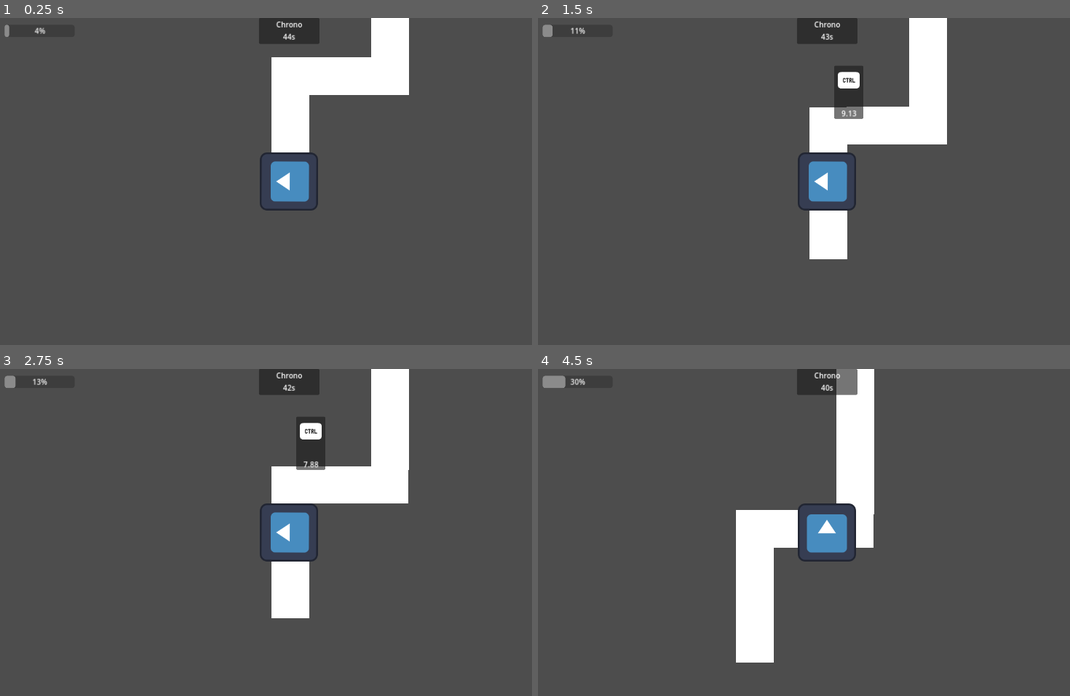
Above: before the commit, frames 1-4 (two rows, left to right).
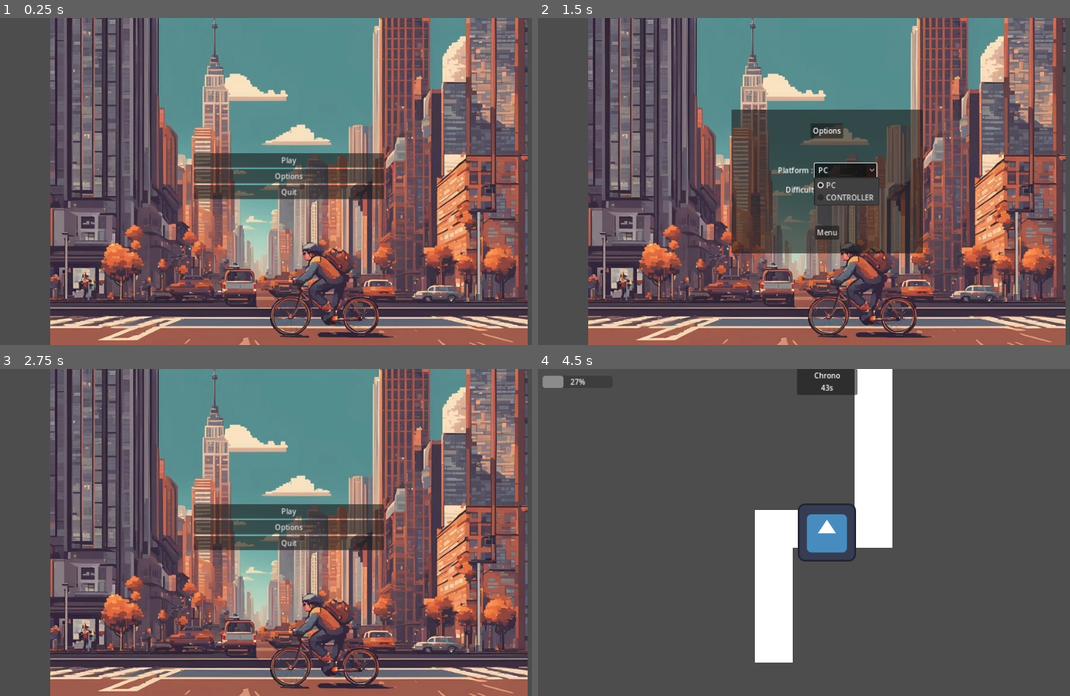
Above: after the commit, the same moments.

Repository: FiFolker/Mazespin
Game: Godot game, scene res://Scenes/menus/main_menu.tscn
The game is run twice, just before and just after one commit, with the same random seed, the same clock (stepped at 60 frames per second) and the same inputs. Before the commit the project starts from res://main.tscn. The engine's default icon, where the game draws it, is replaced by a stand-in: a white triangle on a blue panel in a dark square.
Inputs (mouse positions are in pixels of both pictures, inside the frame that each line leads up to):
- Up to frame 1 (0.25 s): no input
- Up to frame 2 (1.5 s): click (825, 174) at 0.5 s, where only the run after the commit has a clickable "Options"; click (846, 171) at 1.25 s, where only the run after the commit has a clickable "PC"
- Up to frame 3 (2.75 s): click (287, 584) at 2 s, where only the run after the commit has a clickable "Menu"
- Up to frame 4 (4.5 s): click (825, 509) at 2.75 s, where only the run after the commit has a clickable "Play"; tap Enter at 3.5 s; hold Ctrl (current_qte) 3.53-4.28 s; tap Ctrl (current_qte) at 4.35 s

The runs differ from the first frame. In frame 1, 72% of the frame differs, in the area x 0-100%, y 0-100%; in frame 2, 69%; in frame 3, 72%; in frame 4, 6.2%.

Commit message:
menu scene and options scenes added with possibility to modify the options (and there is somes bugs with the feature which handles the bad keys btw)

Diff:
--- /dev/null
+++ b/Scenes/menus/main_menu.tscn
@@ -0,0 +1,49 @@
+[gd_scene load_steps=5 format=3 uid="uid://xao1kchwqpdj"]
+
+[ext_resource type="Script" path="res://Scripts/menu/main_menu.gd" id="1_42ivv"]
+[ext_resource type="PackedScene" uid="uid://ctbick08lhn73" path="res://main.tscn" id="2_tscsu"]
+[ext_resource type="PackedScene" uid="uid://dlbm5koe3uj84" path="res://Scenes/menus/options_menu.tscn" id="3_tbr1c"]
+[ext_resource type="Texture2D" uid="uid://br10ejdxtpxv8" path="res://Assets/Images/a-few-minutes-late.png" id="4_i7xst"]
+
+[node name="MainMenu" type="CanvasLayer"]
+script = ExtResource("1_42ivv")
+game_scene = ExtResource("2_tscsu")
+option_scene = ExtResource("3_tbr1c")
+
+[node name="TextureRect" type="TextureRect" parent="."]
+offset_right = 1280.0
+offset_bottom = 720.0
+texture = ExtResource("4_i7xst")
+stretch_mode = 5
+
+[node name="VBoxContainer" type="VBoxContainer" parent="."]
+anchors_preset = 8
+anchor_left = 0.5
+anchor_top = 0.5
+anchor_right = 0.5
+anchor_bottom = 0.5
+offset_left = -209.0
+offset_top = -62.5
+offset_right = 209.0
+offset_bottom = 62.5
+grow_horizontal = 2
+grow_vertical = 2
+
+[node name="PlayBtn" type="Button" parent="VBoxContainer"]
+unique_name_in_owner = true
+layout_mode = 2
+text = "Play"
+
+[node name="OptionBtn" type="Button" parent="VBoxContainer"]
+unique_name_in_owner = true
+layout_mode = 2
+text = "Options"
+
+[node name="QuitBtn" type="Button" parent="VBoxContainer"]
+unique_name_in_owner = true
+layout_mode = 2
+text = "Quit"
+
+[connection signal="button_down" from="VBoxContainer/PlayBtn" to="." method="_on_play_btn_button_down"]
+[connection signal="button_down" from="VBoxContainer/OptionBtn" to="." method="_on_option_btn_button_down"]
+[connection signal="button_down" from="VBoxContainer/QuitBtn" to="." method="_on_quit_btn_button_down"]
--- /dev/null
+++ b/Scenes/menus/options_menu.tscn
@@ -0,0 +1,95 @@
+[gd_scene load_steps=3 format=3 uid="uid://dlbm5koe3uj84"]
+
+[ext_resource type="Script" path="res://Scripts/menu/options.gd" id="1_n13cw"]
+[ext_resource type="Texture2D" uid="uid://br10ejdxtpxv8" path="res://Assets/Images/a-few-minutes-late.png" id="3_21vx5"]
+
+[node name="OptionsMenu" type="CanvasLayer"]
+script = ExtResource("1_n13cw")
+
+[node name="TextureRect" type="TextureRect" parent="."]
+offset_right = 1280.0
+offset_bottom = 720.0
+texture = ExtResource("3_21vx5")
+stretch_mode = 5
+
+[node name="PanelContainer" type="PanelContainer" parent="."]
+anchors_preset = 8
+anchor_left = 0.5
+anchor_top = 0.5
+anchor_right = 0.5
+anchor_bottom = 0.5
+offset_left = -210.5
+offset_top = -158.0
+offset_right = 210.5
+offset_bottom = 158.0
+grow_horizontal = 2
+grow_vertical = 2
+
+[node name="MarginContainer" type="MarginContainer" parent="PanelContainer"]
+layout_mode = 2
+theme_override_constants/margin_top = 30
+theme_override_constants/margin_bottom = 30
+
+[node name="VBoxContainer" type="VBoxContainer" parent="PanelContainer/MarginContainer"]
+layout_mode = 2
+alignment = 1
+
+[node name="PanelContainer" type="PanelContainer" parent="PanelContainer/MarginContainer/VBoxContainer"]
+layout_mode = 2
+size_flags_horizontal = 4
+
+[node name="MarginContainer" type="MarginContainer" parent="PanelContainer/MarginContainer/VBoxContainer/PanelContainer"]
+layout_mode = 2
+theme_override_constants/margin_left = 5
+theme_override_constants/margin_top = 5
+theme_override_constants/margin_right = 5
+theme_override_constants/margin_bottom = 5
+
+[node name="Label" type="Label" parent="PanelContainer/MarginContainer/VBoxContainer/PanelContainer/MarginContainer"]
+layout_mode = 2
+text = "Options"
+horizontal_alignment = 1
+
+[node name="Control" type="Control" parent="PanelContainer/MarginContainer/VBoxContainer"]
+layout_mode = 2
+size_flags_vertical = 3
+
+[node name="Platform" type="HBoxContainer" parent="PanelContainer/MarginContainer/VBoxContainer"]
+layout_mode = 2
+size_flags_horizontal = 4
+alignment = 1
+
+[node name="Label" type="Label" parent="PanelContainer/MarginContainer/VBoxContainer/Platform"]
+layout_mode = 2
+text = "Platform :"
+
+[node name="InputChoice" type="OptionButton" parent="PanelContainer/MarginContainer/VBoxContainer/Platform"]
+unique_name_in_owner = true
+layout_mode = 2
+
+[node name="Difficulty" type="HBoxContainer" parent="PanelContainer/MarginContainer/VBoxContainer"]
+layout_mode = 2
+size_flags_horizontal = 4
+size_flags_vertical = 6
+alignment = 1
+
+[node name="Label" type="Label" parent="PanelContainer/MarginContainer/VBoxContainer/Difficulty"]
+layout_mode = 2
+text = "Difficulty :"
+
+[node name="DifficultyChoice" type="OptionButton" parent="PanelContainer/MarginContainer/VBoxContainer/Difficulty"]
+unique_name_in_owner = true
+layout_mode = 2
+
+[node name="Control2" type="Control" parent="PanelContainer/MarginContainer/VBoxContainer"]
+layout_mode = 2
+size_flags_vertical = 3
+
+[node name="MenuBtn" type="Button" parent="PanelContainer/MarginContainer/VBoxContainer"]
+layout_mode = 2
+size_flags_horizontal = 4
+text = "Menu"
+
+[connection signal="item_selected" from="PanelContainer/MarginContainer/VBoxContainer/Platform/InputChoice" to="." method="_on_platform_choice_item_selected"]
+[connection signal="item_selected" from="PanelContainer/MarginContainer/VBoxContainer/Difficulty/DifficultyChoice" to="." method="_on_difficulty_choice_item_selected"]
+[connection signal="button_down" from="PanelContainer/MarginContainer/VBoxContainer/MenuBtn" to="." method="_on_menu_btn_button_down"]
--- a/Scenes/qte.tscn
+++ /dev/null
@@ -1,11 +0,0 @@
-[gd_scene load_steps=2 format=3 uid="uid://c4nidbejx6eu3"]
-
-[ext_resource type="Script" path="res://Scripts/qte/qte.gd" id="1_y2rm7"]
-
-[node name="QTE" type="Node"]
-script = ExtResource("1_y2rm7")
-
-[node name="QTETimer" type="Timer" parent="."]
-wait_time = 5.0
-
-[connection signal="timeout" from="QTETimer" to="." method="_on_qte_timer_timeout"]
--- /dev/null
+++ b/Scenes/qte/qte.tscn
@@ -0,0 +1,13 @@
+[gd_scene load_steps=3 format=3 uid="uid://c4nidbejx6eu3"]
+
+[ext_resource type="Script" path="res://Scripts/qte/qte.gd" id="1_q4jav"]
+[ext_resource type="PackedScene" uid="uid://bvfxnyqtgg3ge" path="res://Scenes/qte/qte_display.tscn" id="2_sqgsw"]
+
+[node name="QTE" type="Node"]
+script = ExtResource("1_q4jav")
+QTE_DISPLAY = ExtResource("2_sqgsw")
+
+[node name="QTETimer" type="Timer" parent="."]
+wait_time = 5.0
+
+[connection signal="timeout" from="QTETimer" to="." method="_on_qte_timer_timeout"]
--- a/Scenes/qte_area.tscn
+++ b/Scenes/qte/qte_area.tscn
@@ -1,12 +1,14 @@
-[gd_scene load_steps=3 format=3 uid="uid://xr0cftkymv3u"]
+[gd_scene load_steps=4 format=3 uid="uid://xr0cftkymv3u"]
 
 [ext_resource type="Script" path="res://Scripts/qte/qte_area.gd" id="1_g2xvh"]
+[ext_resource type="PackedScene" uid="uid://c4nidbejx6eu3" path="res://Scenes/qte/qte.tscn" id="2_ixhm2"]
 
 [sub_resource type="RectangleShape2D" id="RectangleShape2D_6qvft"]
 size = Vector2(50, 50)
 
 [node name="QTEArea" type="Area2D"]
 script = ExtResource("1_g2xvh")
+QTE_SCENE = ExtResource("2_ixhm2")
 number_of_qte = 3
 
 [node name="CollisionShape2D" type="CollisionShape2D" parent="."]
--- a/Scripts/OptionsValues.gd
+++ /dev/null
@@ -1,10 +0,0 @@
-extends Node
-
-enum PLATFORM {PC, CONSOLE}
-enum DIFFICULTY {EASY=10, MEDIUM=5, HARD=1}
-
-@export var platform:PLATFORM
-@export var difficulty:DIFFICULTY = DIFFICULTY.EASY
-
-func get_platform_as_string() -> String:
-	return PLATFORM.keys()[platform]
--- a/Scripts/gui/progression.gd
+++ b/Scripts/gui/progression.gd
@@ -10,3 +10,5 @@
 # Called every frame. 'delta' is the elapsed time since the previous frame.
 func _process(delta:float):
 	self.value = path_follow_2d.progress_ratio * 100
+	if self.value == self.max_value:
+		%Chrono.paused = true
--- /dev/null
+++ b/Scripts/menu/main_menu.gd
@@ -0,0 +1,17 @@
+extends CanvasLayer
+
+@export var game_scene: PackedScene
+@export var option_scene: PackedScene
+
+func _on_play_btn_button_down():
+	get_tree().change_scene_to_packed(game_scene)
+
+
+
+func _on_option_btn_button_down():
+	print("go to option menu")
+	get_tree().change_scene_to_packed(option_scene)
+
+
+func _on_quit_btn_button_down():
+	get_tree().quit()
--- /dev/null
+++ b/Scripts/menu/options.gd
@@ -0,0 +1,34 @@
+extends CanvasLayer
+
+@onready var input_choice = %InputChoice
+@onready var difficulty_choice = %DifficultyChoice
+
+# Called when the node enters the scene tree for the first time.
+func _ready():
+	var selected_index = -1
+	var index = 0
+
+	for input in OptionsValues.INPUT:
+		index = input_choice.item_count
+		input_choice.add_item(input)
+		if OptionsValues.input == OptionsValues.INPUT[input]:
+			selected_index = index
+	input_choice.select(selected_index)
+
+	for difficulty in OptionsValues.DIFFICULTY:
+		index = difficulty_choice.item_count
+		difficulty_choice.add_item(difficulty)
+		if OptionsValues.difficulty == OptionsValues.DIFFICULTY[difficulty]:
+			selected_index = index
+	difficulty_choice.select(selected_index)
+
+func _on_menu_btn_button_down():
+	get_tree().change_scene_to_file("res://Scenes/menus/main_menu.tscn")
+
+
+func _on_input_choice_item_selected(index):
+	OptionsValues.input = OptionsValues.INPUT[input_choice.get_item_text(index)]
+
+
+func _on_difficulty_choice_item_selected(index):
+	OptionsValues.difficulty = OptionsValues.DIFFICULTY[difficulty_choice.get_item_text(index)]
--- /dev/null
+++ b/Scripts/menu/options_values.gd
@@ -0,0 +1,10 @@
+extends Node
+
+enum INPUT {PC, CONTROLLER}
+enum DIFFICULTY {EASY=10, MEDIUM=5, HARD=1}
+
+@export var input:INPUT
+@export var difficulty:DIFFICULTY = DIFFICULTY.EASY
+
+func get_input_as_string() -> String:
+	return INPUT.keys()[input]
--- a/Scripts/qte/qte.gd
+++ b/Scripts/qte/qte.gd
@@ -4,7 +4,7 @@
 signal qte_done
 signal qte_failure
 
-const QTE_DISPLAY = preload("res://Scenes/qte_display.tscn")
+@export var QTE_DISPLAY : PackedScene
 
 @onready var qte_timer = $QTETimer
 
@@ -14,7 +14,7 @@
 # Called when the node enters the scene tree for the first time.
 func _ready():
 	# define qte action name
-	action_name = "qte_" + OptionsValues.get_platform_as_string().to_lower()
+	action_name = "qte_" + OptionsValues.get_input_as_string().to_lower()
 
 	#define timer in function of the difficulty (i have to think deeply about the difficulty)
 	qte_timer.wait_time = OptionsValues.difficulty
@@ -31,7 +31,7 @@
 		qte_done.emit()
 		clear_qte()
 
-	# it doesn't work 'cause when i press the key it will fail the following keys 'cause it's fast
+	# always a litlle bit bugged not as much as before but a lil bit
 	if InputMap.action_get_events("current_qte").size() > 0 and event is InputEventKey:
 		if !event.is_match(InputMap.action_get_events("current_qte")[0]) and event.is_pressed():
 			qte_failure.emit()
--- a/Scripts/qte/qte_area.gd
+++ b/Scripts/qte/qte_area.gd
@@ -4,7 +4,7 @@
 signal qte_sequence_success
 signal qte_sequence_failure
 
-const QTE_SCENE = preload("res://Scenes/qte.tscn")
+@export var QTE_SCENE : PackedScene
 var qte:QTE
 
 @export var number_of_qte:int
--- a/Scripts/qte/qte_display.gd
+++ b/Scripts/qte/qte_display.gd
@@ -17,7 +17,7 @@
 
 func _ready():
 	qte_display.position = Vector2(randf_range(0, get_viewport().size.x - security_margin), randf_range(0, get_viewport().size.y/2))
-	var texture = load("res://Assets/Sprites/Input/"+OptionsValues.get_platform_as_string().to_lower()+"/"+key.to_lower()+".png")
+	var texture = load("res://Assets/Sprites/Input/"+OptionsValues.get_input_as_string().to_lower()+"/"+key.to_lower()+".png")
 	if texture != null:
 		key_png.texture = texture
 	else:
--- a/main.tscn
+++ b/main.tscn
@@ -1,11 +1,11 @@
 [gd_scene load_steps=9 format=3 uid="uid://ctbick08lhn73"]
 
 [ext_resource type="Script" path="res://Scripts/gui/gui.gd" id="1_g0imb"]
-[ext_resource type="PackedScene" uid="uid://xr0cftkymv3u" path="res://Scenes/qte_area.tscn" id="2_5d36x"]
 [ext_resource type="Script" path="res://Scripts/gui/progression.gd" id="2_hslwq"]
 [ext_resource type="PackedScene" uid="uid://c0tlil63xy6bk" path="res://Scenes/player.tscn" id="2_m103x"]
 [ext_resource type="Script" path="res://Scripts/rail.gd" id="3_1pt2a"]
-[ext_resource type="Script" path="res://Scripts/OptionsValues.gd" id="5_t2mrx"]
+[ext_resource type="PackedScene" uid="uid://xr0cftkymv3u" path="res://Scenes/qte/qte_area.tscn" id="3_u32jv"]
+[ext_resource type="Script" path="res://Scripts/menu/options_values.gd" id="6_67376"]
 
 [sub_resource type="BoxMesh" id="BoxMesh_7iiwr"]
 
@@ -84,17 +84,17 @@
 scale = Vector2(83.0001, 902.5)
 mesh = SubResource("BoxMesh_7iiwr")
 
-[node name="QTEArea" parent="Level" instance=ExtResource("2_5d36x")]
+[node name="QTEArea" parent="Level" instance=ExtResource("3_u32jv")]
 position = Vector2(867, 40)
 scale = Vector2(2.89, 2.89)
 number_of_qte = 2
 
-[node name="QTEArea2" parent="Level" instance=ExtResource("2_5d36x")]
+[node name="QTEArea2" parent="Level" instance=ExtResource("3_u32jv")]
 position = Vector2(867, -529)
 scale = Vector2(2.89, 2.89)
 number_of_qte = 5
 
-[node name="QTEArea3" parent="Level" instance=ExtResource("2_5d36x")]
+[node name="QTEArea3" parent="Level" instance=ExtResource("3_u32jv")]
 position = Vector2(651, 406)
 scale = Vector2(2.89, 2.89)
 number_of_qte = 1
@@ -114,7 +114,7 @@
 [node name="Player" parent="Path2D/PathFollow2D" instance=ExtResource("2_m103x")]
 
 [node name="OptionsValues" type="Node" parent="."]
-script = ExtResource("5_t2mrx")
+script = ExtResource("6_67376")
 
 [connection signal="timeout" from="Chrono" to="GUI" method="_on_timer_timeout"]
 [connection signal="area_entered" from="Path2D/PathFollow2D/Player" to="Path2D/PathFollow2D" method="_on_player_area_entered"]
--- a/project.godot
+++ b/project.godot
@@ -11,13 +11,13 @@
 [application]
 
 config/name="A few minutes late"
-run/main_scene="res://main.tscn"
+run/main_scene="res://Scenes/menus/main_menu.tscn"
 config/features=PackedStringArray("4.2", "Forward Plus")
 config/icon="res://icon.svg"
 
 [autoload]
 
-OptionsValues="*res://Scripts/OptionsValues.gd"
+OptionsValues="*res://Scripts/menu/options_values.gd"
 
 [display]
 
Binary file added: Assets/Images/a-few-minutes-late.png
Not shown, added: Assets/Images/a-few-minutes-late.png.import
Not shown: 1 places in Scenes/qte/qte_display.tscn that only renumber resources
